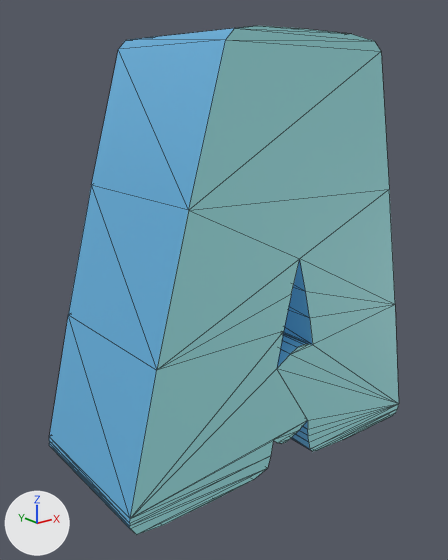
Before and after pictures for a commit that changed the glTF model scene/models/alphaNum/a.glb.
Both versions are drawn from a 50 mm lens placed at (-0.441, -0.522, 0.398), pointed at (-0.021, 0.003, 0.188). The lights are fixed; the arrows at lower left show +X, +Y and +Z. Mesh edges are drawn as thin lines. Objects named as collision shapes, trigger or cutter boxes, shadow casters or lower levels of detail are left out. Where no turn or scale is listed for an object, it has been applied to the vertices.

The scene before the commit, as lines of its bpy script (objects in view):
```python
mat_dark = principled_material('Dark')
mat_dark.base_color = (0.101, 0.338, 0.562)  # blue #599dc6
mat_dark.emission_color = (0.02, 0.0673, 0.113)  # dark blue #27495e
mat_dark.emission_strength = 1.0
mat_light = principled_material('Light')
mat_light.base_color = (0.251, 0.566, 0.581)  # cyan #89c6c8
mat_light.emission_color = (0.05, 0.113, 0.115)  # dark cyan #3f5e5f
mat_light.emission_strength = 1.0
me_text_039 = bpy.data.meshes.new('Text.039')
me_text_039.from_pydata(...)  # 104 vertices, 208 faces; spans x -0.208..0.202, y -0.09..0.09, z -0.018..0.448
# faces by material slot: [104, 104]
me_text_039.materials.append(mat_dark)  # blue #599dc6
me_text_039.materials.append(mat_light)  # cyan #89c6c8
ob_a = bpy.data.objects.new('a', me_text_039)
ob_a.location = (0.0, 0.0, 0.0)
```
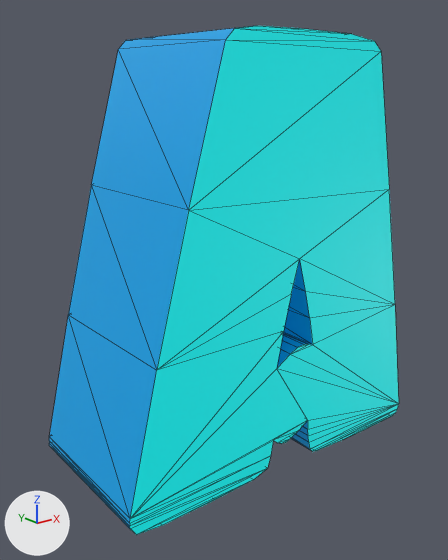
Scene script edits in JSON lines:
```json
{"op": "set", "path": "mat_light.base_color", "old": "(0.251, 0.566, 0.581)", "new": "(0.0, 1.0, 1.0)", "note": "cyan #89c6c9 -> cyan #00ffff"}
{"op": "set", "path": "mat_light.emission_color", "old": "(0.05, 0.113, 0.115)", "new": "(0.0, 0.2, 0.2)", "note": "dark cyan #3f5e5f -> dark cyan #007c7c"}
{"op": "set", "path": "mat_dark.base_color", "old": "(0.101, 0.338, 0.562)", "new": "(0.0, 0.296, 0.651)", "note": "blue #599dc6 -> cyan #0094d3"}
{"op": "set", "path": "mat_dark.emission_color", "old": "(0.02, 0.0673, 0.113)", "new": "(0.0, 0.0592, 0.13)", "note": "dark blue #27495e -> dark blue #004565"}
```

Where the change shows, as pixel boxes [x1, y1, x2, y2] in the pictures (448 x 560 px):
```json
{"object": "a", "change": "recoloured", "before": [49, 26, 399, 535], "after": [49, 26, 399, 535]}
```
